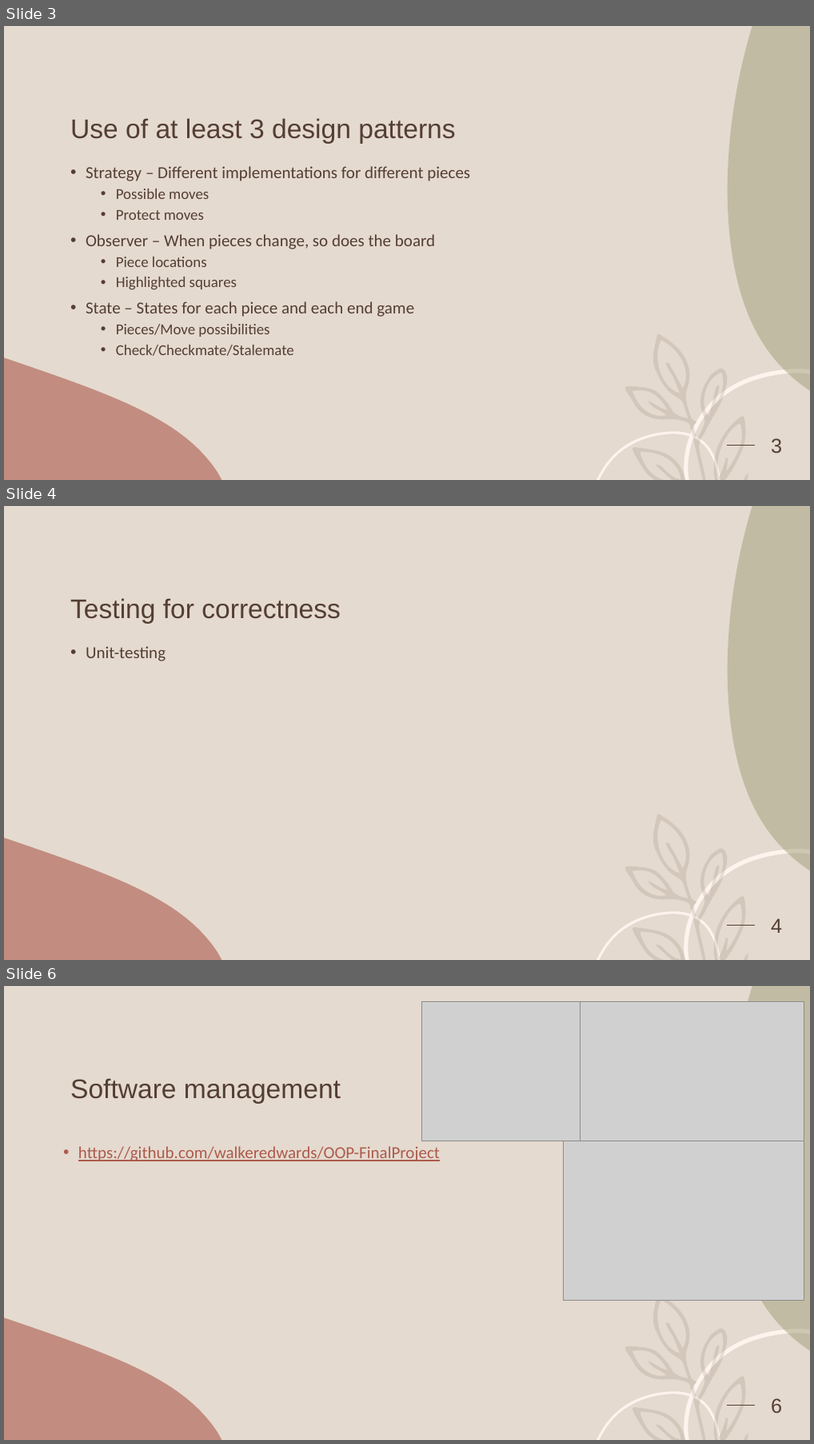
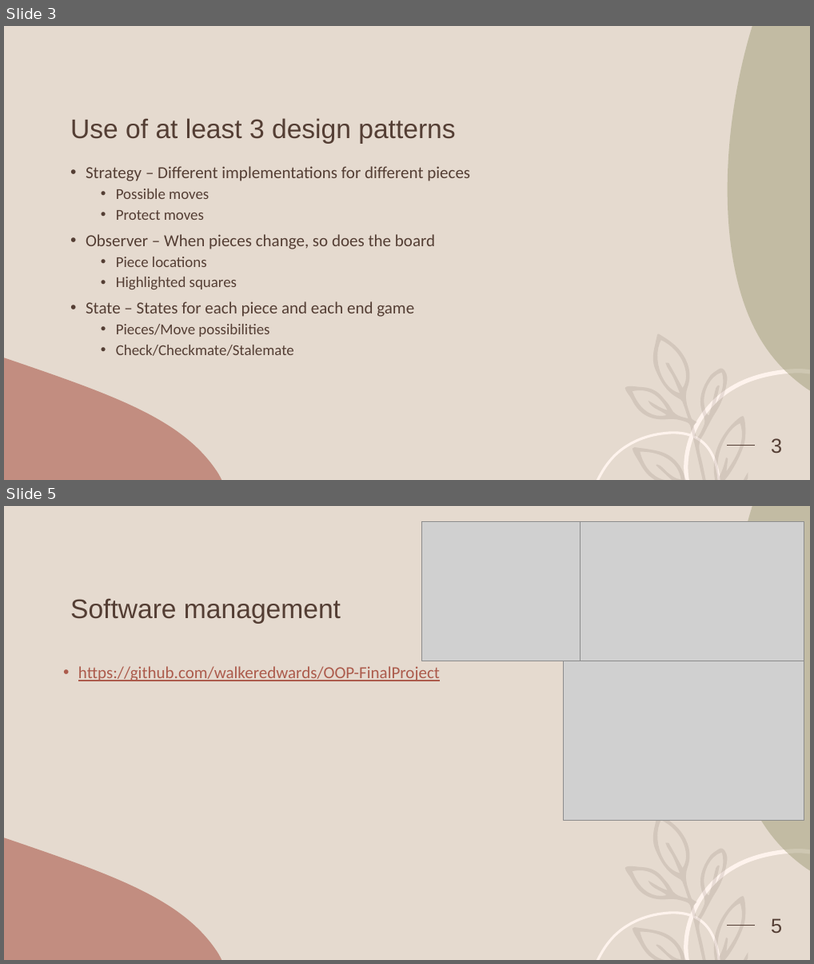
Before and after one commit to walkeredwards/OOP-FinalProject, a slide deck: The Game of Chess.pptx. Shown one above the other, each under a label of ours: slides 3, 4 and 6 before the commit, slides 3 and 5 after it; the slides between them are not shown. The pictures are 814x1444 and 814x964 pixels, drawn with LibreOffice and Linux fonts; fonts in the diff are those of the drawing; grey boxes stand for pictures. Boxes give left, top, right and bottom in pixels: in the first picture for what was removed or moved away, otherwise in the second. Text is boxed around its words. In the diff, an @@ line names an element or a change of style, - is before the commit and + after.

```diff
--- a/The Game of Chess.pptx
+++ b/The Game of Chess.pptx
@@ slide 4 removed at (x1=4, y1=506, x2=810, y2=960), background #E5DACF; not listed: 6 template elements that a slide beside it also shows @@
@@ title removed at (x1=70, y1=598, x2=341, y2=624) @@
-Testing for correctness
@@ text removed at (x1=86, y1=646, x2=166, y2=661) @@
-• Unit-testing
@@ page number removed at (x1=771, y1=918, x2=782, y2=932) @@
-4
@@ what was slide 6 is now slide 5 @@
@@ page number at (x1=771, y1=918, x2=782, y2=932): text changed @@
-6
+5
```
Also in this commit, not shown: 1 slide changed, 1 other file.
